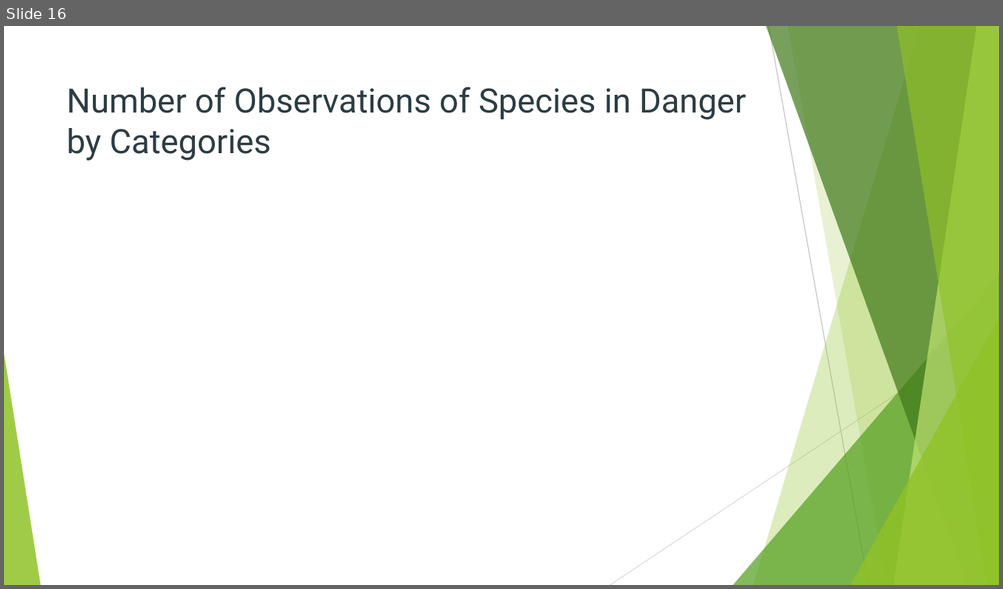
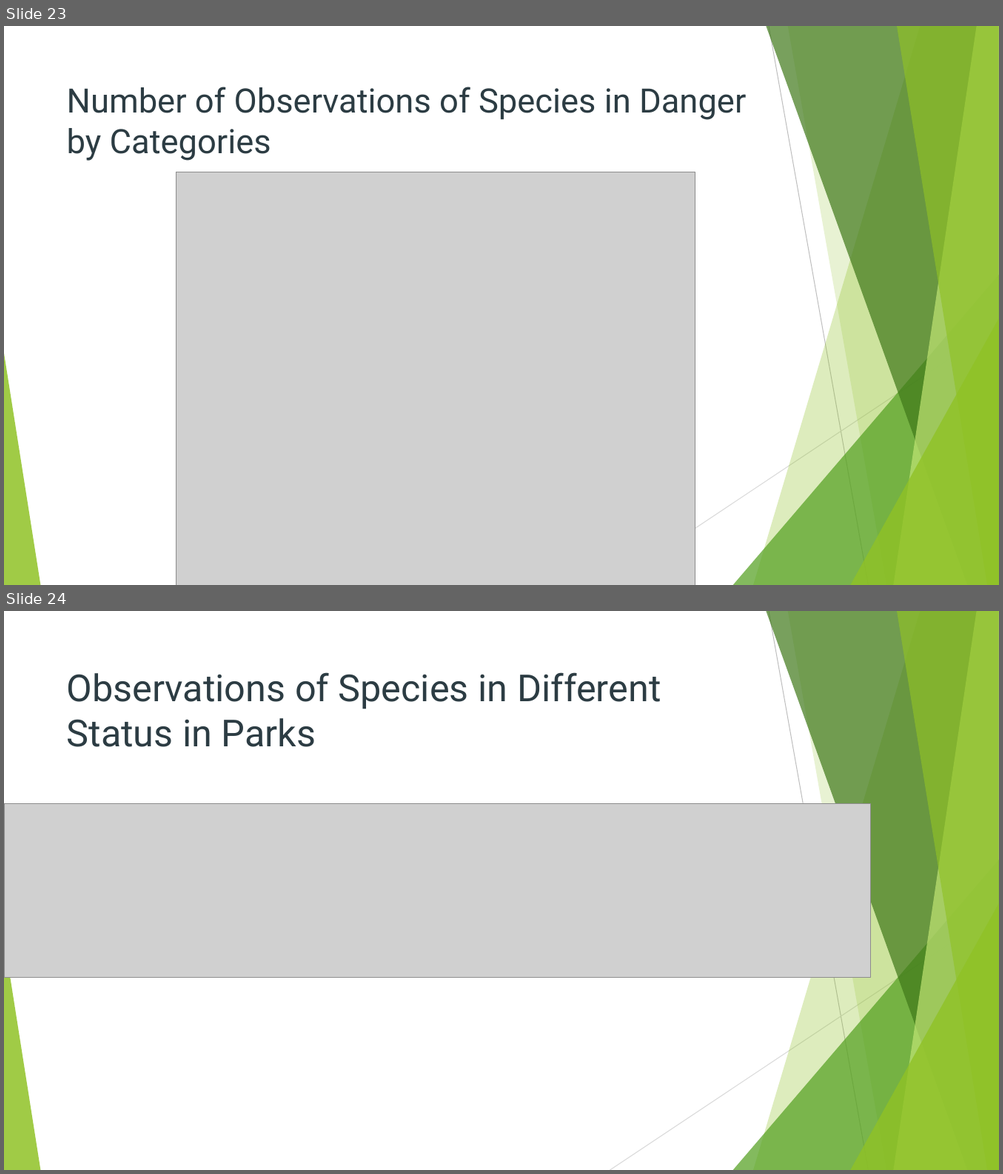
Before and after one commit to kgveronka/biodiversity, a slide deck: Biodiversity in National Parks.pptx. Shown one above the other, each under a label of ours: slide 16 before the commit, slides 23 and 24 after it. The pictures are 1003x589 and 1003x1174 pixels, drawn with LibreOffice and Linux fonts; fonts in the diff are those of the drawing; grey boxes stand for pictures. Boxes give left, top, right and bottom in pixels: in the first picture for what was removed or moved away, otherwise in the second. Text is boxed around its words. In the diff, an @@ line names an element or a change of style, - is before the commit and + after.

Commit message:
Update Biodiversity in National Parks.pptx
update slides

```diff
--- a/Biodiversity in National Parks.pptx
+++ b/Biodiversity in National Parks.pptx
@@ slide 24 added at (x1=4, y1=611, x2=999, y2=1170), background #FFFFFF; not listed: 10 template elements that a slide beside it also shows @@
@@ title added at (x1=67, y1=672, x2=660, y2=747), 36 pt, text #2C3C43 @@
+Observations of Species in Different Status in Parks
@@ picture added at (x1=4, y1=804, x2=871, y2=978) @@
@@ what was slide 16 is now slide 23 @@
@@ slide 23 changed as well @@
@@ picture added at (x1=176, y1=173, x2=695, y2=585) @@
```
Also in this commit, not shown: 13 other slides changed, 6 other slides added, 4 slides removed.
